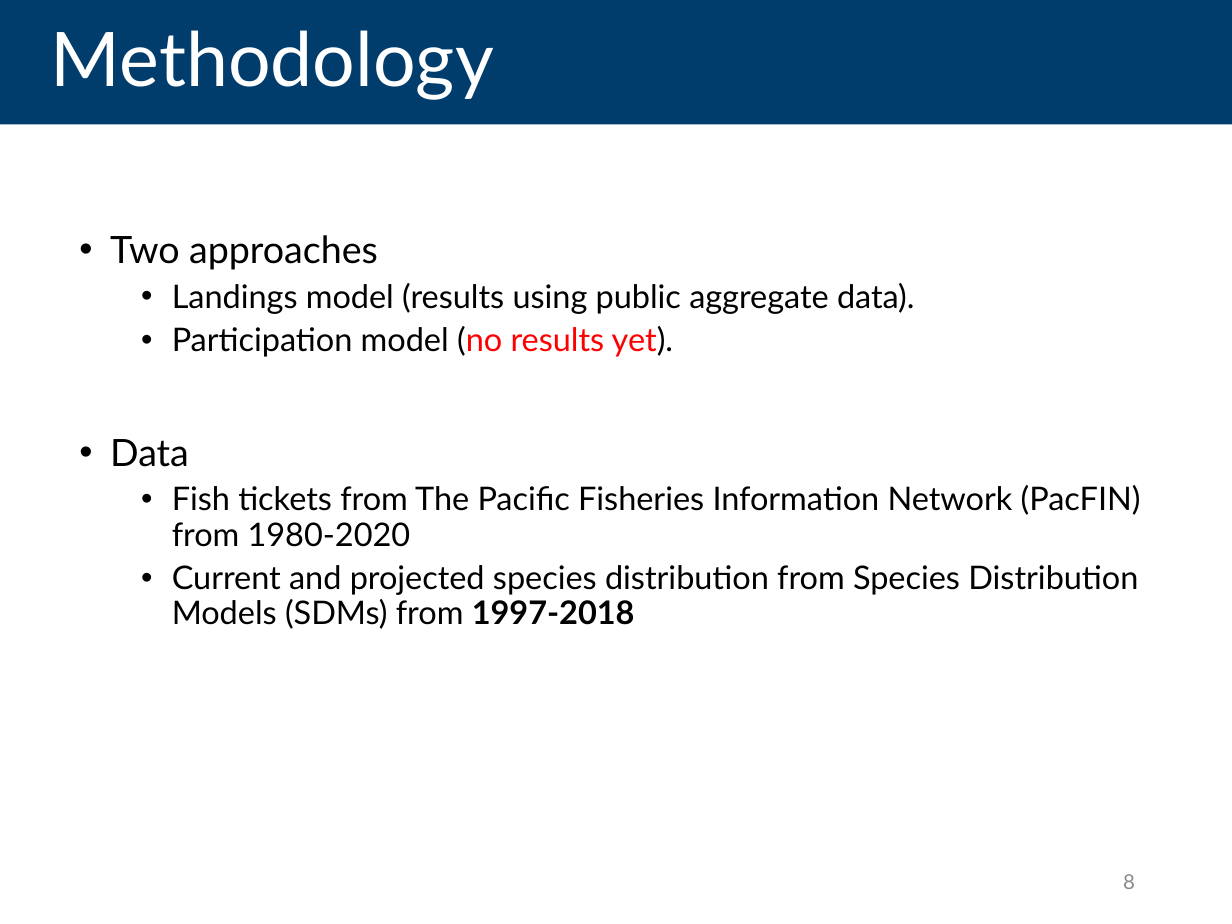
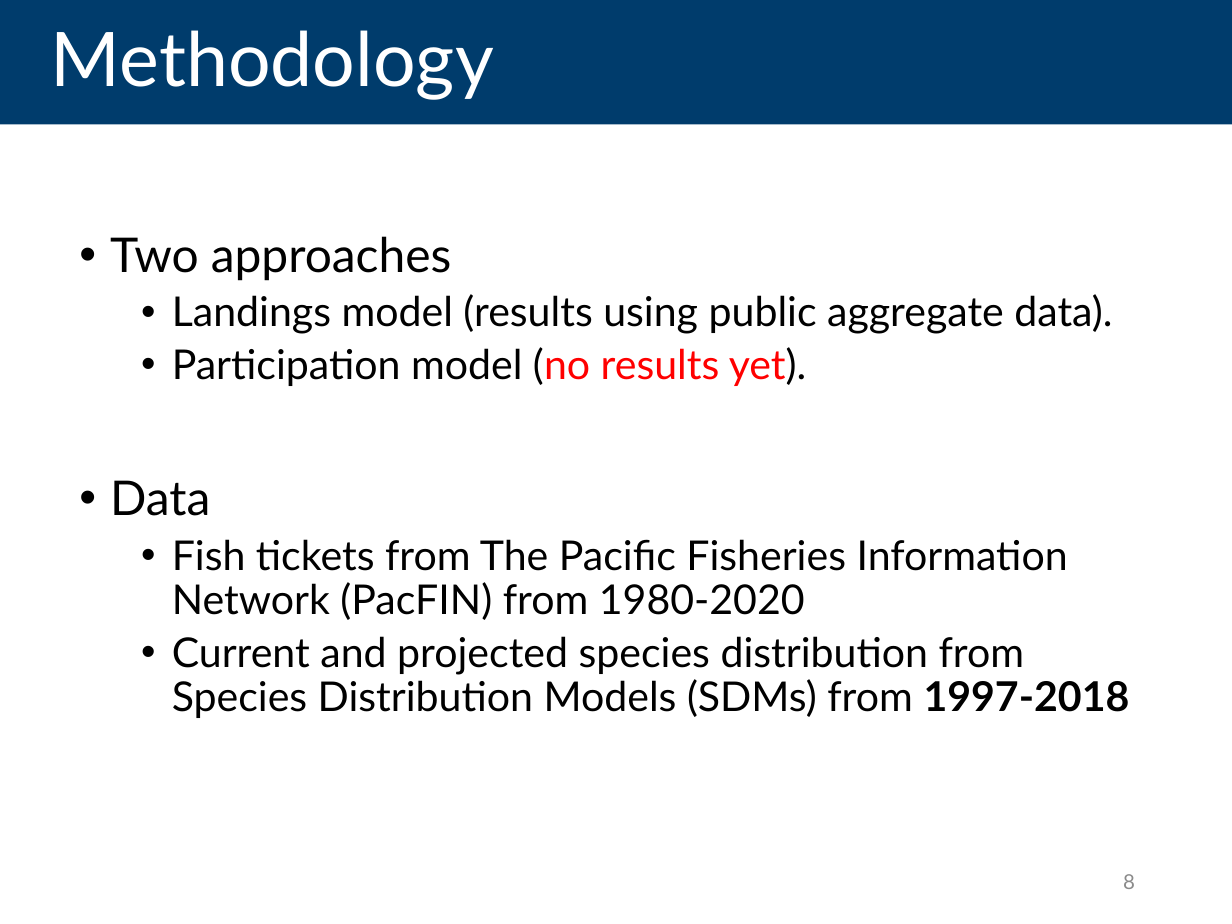
Before and after one commit to futureseas/EconAnalysis, a slide deck: slide 8 of Slides/slides_landing_FQE.pptx. Drawn at 1232x924 pixels with LibreOffice and Linux fonts; fonts in the diff are those of the drawing. Boxes give left, top, right and bottom in pixels: in the first picture for what was removed or moved away, otherwise in the second. Text is boxed around its words. In the diff, an @@ line names an element or a change of style, - is before the commit and + after.

Commit message:
Update paper landings

```diff
--- a/Slides/slides_landing_FQE.pptx
+++ b/Slides/slides_landing_FQE.pptx
@@ text "Two approaches" at [110, 236, 1130, 718]: size 22 to 28 pt in "Two approaches", "Data"; size 19 to 24 pt @@
```
Also in this commit, not shown: 5 other slides changed, 4 other files.
